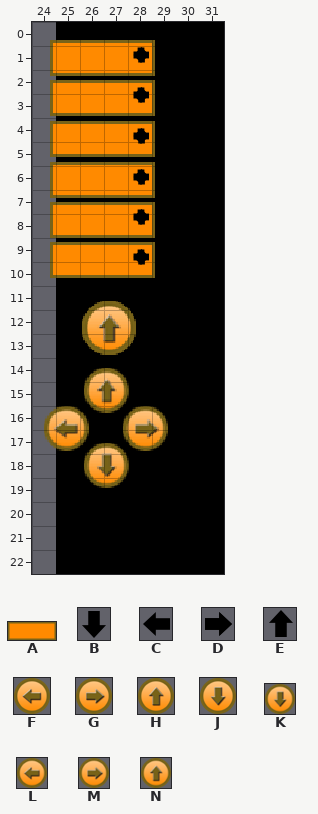
Two versions of a level (Tiled map (JSON), tiled/gamePanel.json). Above, as it was before the edit.
Cells are 16x16 px. Shown: x 24..31, y 0..22.
Key: from "instructions": A 0 "instruction", B 1 "downInstruction", C 2 "leftInstruction", D 3 "rightInstruction", E 4 "upInstruction", F 11 "buttonLeft", G 12 "buttonRight", H 13 "buttonUp", J 14 "buttonDown", K 15 "directionButtonDown", L 16 "directionButtonLeft", M 17 "directionButtonRight", N 18 "directionButtonUp".
Objects are placed by their top-left corner, in cells (3,4 is the top-left corner of cell 3,4); size is 1x1 cell unless given.
Layers that did not change in this view are not listed.
Objects on layer "instructions" before:
A "instruction" at 24.8,0.8 size 4.4x1.5
A "instruction" at 24.8,2.4 size 4.4x1.5
A "instruction" at 24.8,4.1 size 4.4x1.5
A "instruction" at 24.8,5.8 size 4.4x1.5
A "instruction" at 24.8,7.5 size 4.4x1.5
A "instruction" at 24.8,9.2 size 4.4x1.5
Objects on layer "rightArrows" before:
D "rightInstruction" at 28.2,1 size 0.8x0.8
D "rightInstruction" at 28.2,2.7 size 0.8x0.8
D "rightInstruction" at 28.2,4.4 size 0.8x0.8
D "rightInstruction" at 28.2,6.1 size 0.8x0.8
D "rightInstruction" at 28.2,7.8 size 0.8x0.8
D "rightInstruction" at 28.2,9.4 size 0.8x0.8
Objects on layer "leftArrows" before:
C "leftInstruction" at 28.2,1 size 0.8x0.8
C "leftInstruction" at 28.2,2.7 size 0.8x0.8
C "leftInstruction" at 28.2,4.4 size 0.8x0.8
C "leftInstruction" at 28.2,6.1 size 0.8x0.8
C "leftInstruction" at 28.2,7.8 size 0.8x0.8
C "leftInstruction" at 28.2,9.4 size 0.8x0.8
Objects on layer "upArrows" before:
E "upInstruction" at 28.2,1 size 0.8x0.8
E "upInstruction" at 28.2,2.7 size 0.8x0.8
E "upInstruction" at 28.2,4.4 size 0.8x0.8
E "upInstruction" at 28.2,6.1 size 0.8x0.8
E "upInstruction" at 28.2,7.8 size 0.8x0.8
E "upInstruction" at 28.2,9.4 size 0.8x0.8
Objects on layer "downArrows" before:
B "downInstruction" at 28.2,1 size 0.8x0.8
B "downInstruction" at 28.2,2.7 size 0.8x0.8
B "downInstruction" at 28.2,4.4 size 0.8x0.8
B "downInstruction" at 28.2,6.1 size 0.8x0.8
B "downInstruction" at 28.2,7.8 size 0.8x0.8
B "downInstruction" at 28.2,9.4 size 0.8x0.8
Objects on layer "directions" before:
N "directionUp" at 26.2,14.4 size 1.9x1.9
L "directionLeft" at 24.5,16 size 1.9x1.9
M "directionRight" at 27.8,16 size 1.9x1.9
K "directionDown" at 26.2,17.6 size 1.9x1.9
Objects on layer "stepsButton" before:
F "leftStepsButton" at 26.1,11.6 size 2.2x2.2
J "downStepsButton" at 26.1,11.6 size 2.2x2.2
G "rightStepsButton" at 26.1,11.6 size 2.2x2.2
H "upStepsButton" at 26.1,11.6 size 2.2x2.2
New version:
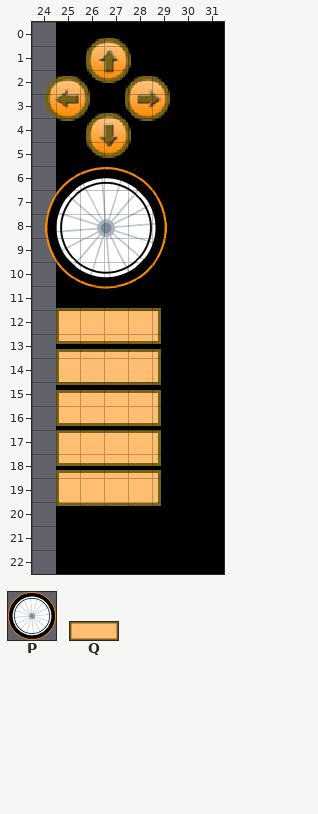
Further tiles: from "instructions": P 22 "bikeWheel", Q 23 "selectedInstruction".
Diff:
Layer "bikeWheel" (added):
added: P "bikeWheel" at 24.6,6.1 size 5.1x5.1
Layer "instructions":
changed: A "instruction" at 24.8,0.8 size 4.4x1.5 -> A "instruction" at 25,11.9 size 4.4x1.5
changed: A "instruction" at 24.8,2.4 size 4.4x1.5 -> A "instruction" at 25,13.6 size 4.4x1.5
changed: A "instruction" at 24.8,4.1 size 4.4x1.5 -> A "instruction" at 25,15.3 size 4.4x1.5
changed: A "instruction" at 24.8,5.8 size 4.4x1.5 -> A "instruction" at 25,17 size 4.4x1.5
changed: A "instruction" at 24.8,7.5 size 4.4x1.5 -> A "instruction" at 25,18.7 size 4.4x1.5
removed: A "instruction" at 24.8,9.2 size 4.4x1.5
Layer "rightArrows":
changed: D "rightInstruction" at 28.2,1 size 0.8x0.8 -> D "rightInstruction" at 28.4,12.2 size 0.8x0.8
changed: D "rightInstruction" at 28.2,2.7 size 0.8x0.8 -> D "rightInstruction" at 28.4,13.9 size 0.8x0.8
changed: D "rightInstruction" at 28.2,4.4 size 0.8x0.8 -> D "rightInstruction" at 28.4,15.6 size 0.8x0.8
changed: D "rightInstruction" at 28.2,6.1 size 0.8x0.8 -> D "rightInstruction" at 28.4,17.2 size 0.8x0.8
changed: D "rightInstruction" at 28.2,7.8 size 0.8x0.8 -> D "rightInstruction" at 28.4,18.9 size 0.8x0.8
removed: D "rightInstruction" at 28.2,9.4 size 0.8x0.8
Layer "leftArrows":
changed: C "leftInstruction" at 28.2,1 size 0.8x0.8 -> C "leftInstruction" at 28.4,12.2 size 0.8x0.8
changed: C "leftInstruction" at 28.2,2.7 size 0.8x0.8 -> C "leftInstruction" at 28.4,13.9 size 0.8x0.8
changed: C "leftInstruction" at 28.2,4.4 size 0.8x0.8 -> C "leftInstruction" at 28.4,15.6 size 0.8x0.8
changed: C "leftInstruction" at 28.2,6.1 size 0.8x0.8 -> C "leftInstruction" at 28.4,17.2 size 0.8x0.8
changed: C "leftInstruction" at 28.2,7.8 size 0.8x0.8 -> C "leftInstruction" at 28.4,18.9 size 0.8x0.8
removed: C "leftInstruction" at 28.2,9.4 size 0.8x0.8
Layer "upArrows":
changed: E "upInstruction" at 28.2,1 size 0.8x0.8 -> E "upInstruction" at 28.4,12.2 size 0.8x0.8
changed: E "upInstruction" at 28.2,2.7 size 0.8x0.8 -> E "upInstruction" at 28.4,13.9 size 0.8x0.8
changed: E "upInstruction" at 28.2,4.4 size 0.8x0.8 -> E "upInstruction" at 28.4,15.6 size 0.8x0.8
changed: E "upInstruction" at 28.2,6.1 size 0.8x0.8 -> E "upInstruction" at 28.4,17.2 size 0.8x0.8
changed: E "upInstruction" at 28.2,7.8 size 0.8x0.8 -> E "upInstruction" at 28.4,18.9 size 0.8x0.8
removed: E "upInstruction" at 28.2,9.4 size 0.8x0.8
Layer "downArrows":
changed: B "downInstruction" at 28.2,1 size 0.8x0.8 -> B "downInstruction" at 28.4,12.2 size 0.8x0.8
changed: B "downInstruction" at 28.2,2.7 size 0.8x0.8 -> B "downInstruction" at 28.4,13.9 size 0.8x0.8
changed: B "downInstruction" at 28.2,4.4 size 0.8x0.8 -> B "downInstruction" at 28.4,15.6 size 0.8x0.8
changed: B "downInstruction" at 28.2,6.1 size 0.8x0.8 -> B "downInstruction" at 28.4,17.2 size 0.8x0.8
changed: B "downInstruction" at 28.2,7.8 size 0.8x0.8 -> B "downInstruction" at 28.4,18.9 size 0.8x0.8
removed: B "downInstruction" at 28.2,9.4 size 0.8x0.8
Layer "selectedInstruction" (added):
added: Q "selectedInstruction" at 25,11.9 size 4.4x1.5
added: Q "selectedInstruction" at 25,13.6 size 4.4x1.5
added: Q "selectedInstruction" at 25,15.3 size 4.4x1.5
added: Q "selectedInstruction" at 25,17 size 4.4x1.5
added: Q "selectedInstruction" at 25,18.7 size 4.4x1.5
Layer "non-draggable" (added):
added: N "directionButtonUp" at 26.2,0.7 size 1.9x1.9
added: L "directionButtonLeft" at 24.6,2.2 size 1.9x1.9
added: M "directionButtonRight" at 27.9,2.2 size 1.9x1.9
added: K "directionButtonDown" at 26.2,3.8 size 1.9x1.9
Layer "directions":
changed: N "directionUp" at 26.2,14.4 size 1.9x1.9 -> N "directionUp" at 26.2,0.7 size 1.9x1.9
changed: L "directionLeft" at 24.5,16 size 1.9x1.9 -> L "directionLeft" at 24.6,2.2 size 1.9x1.9
changed: M "directionRight" at 27.8,16 size 1.9x1.9 -> M "directionRight" at 27.9,2.2 size 1.9x1.9
changed: K "directionDown" at 26.2,17.6 size 1.9x1.9 -> K "directionDown" at 26.2,3.8 size 1.9x1.9
Layer "stepsButton" (removed):
removed: F "leftStepsButton" at 26.1,11.6 size 2.2x2.2
removed: J "downStepsButton" at 26.1,11.6 size 2.2x2.2
removed: G "rightStepsButton" at 26.1,11.6 size 2.2x2.2
removed: H "upStepsButton" at 26.1,11.6 size 2.2x2.2
